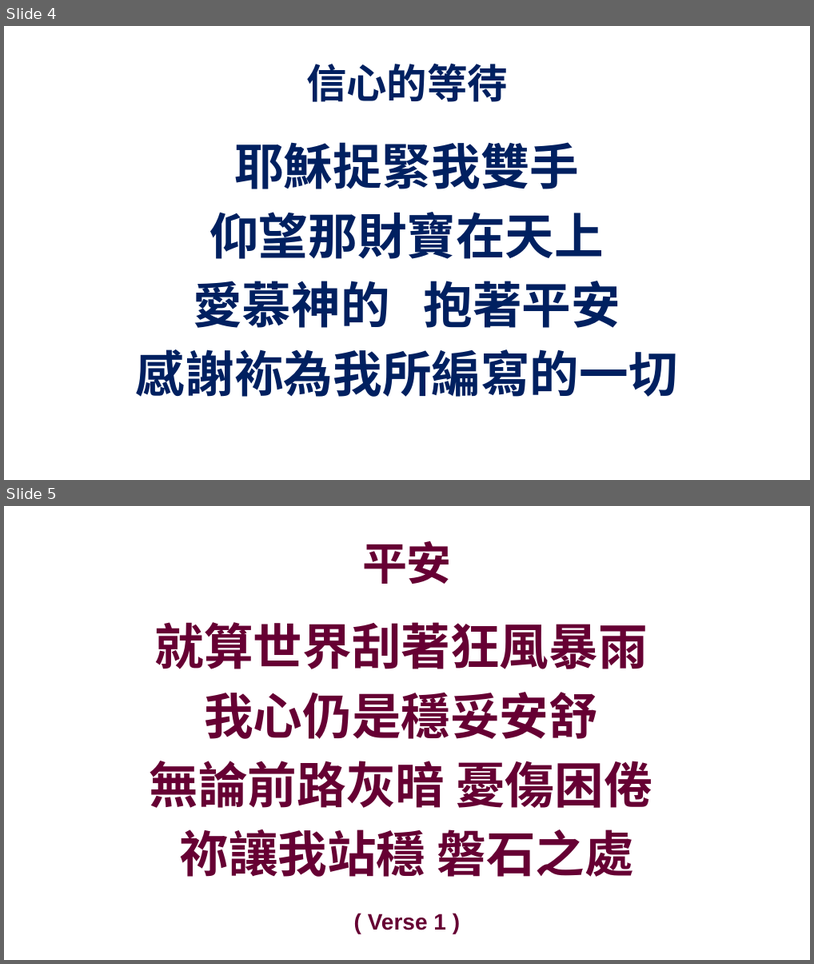
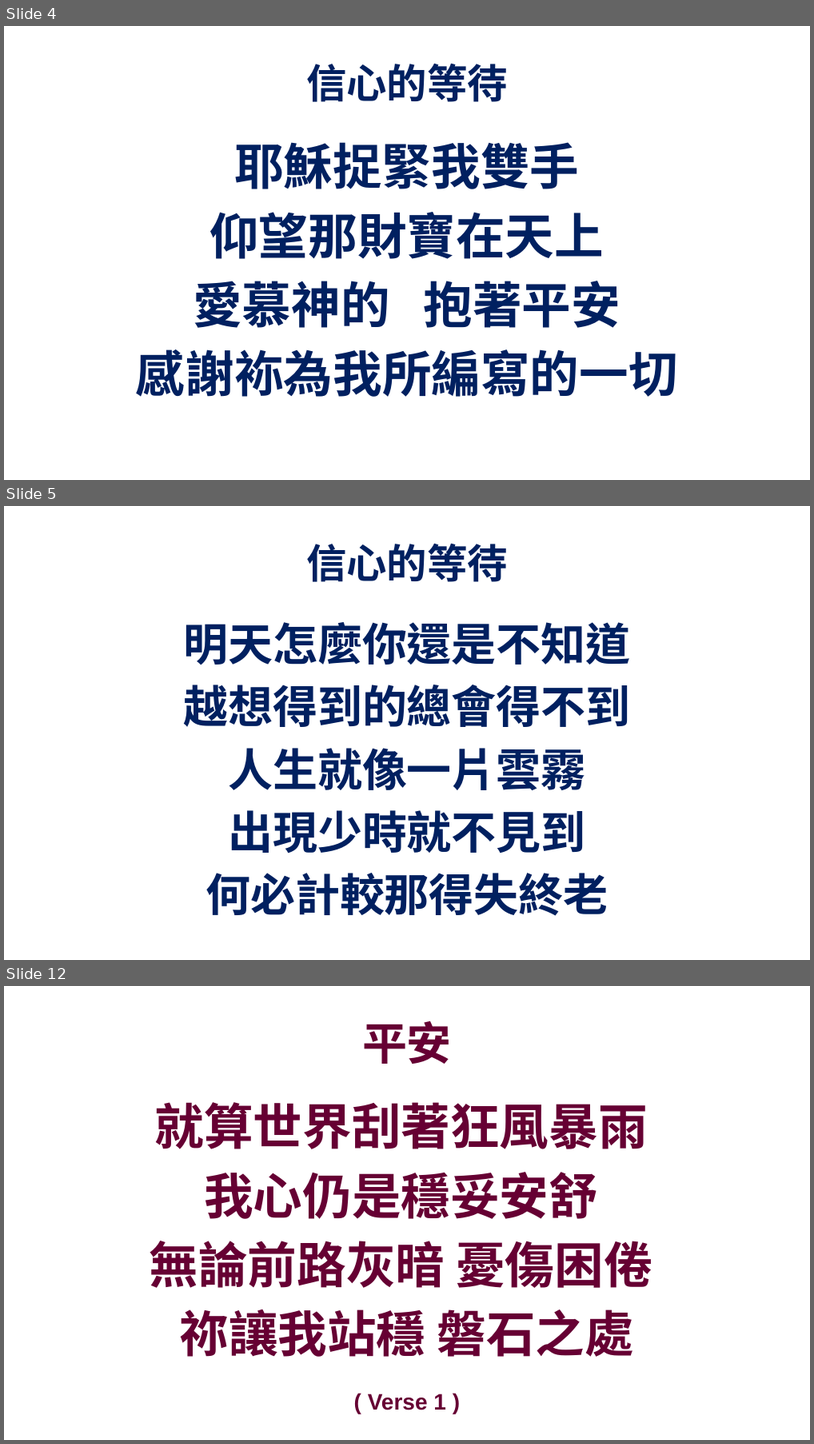
Before and after one commit to batisuoc/prayermeeting, a slide deck: 2020/9月/3-9.pptx. Shown one above the other, each under a label of ours: slides 4 and 5 before the commit, slides 4, 5 and 12 after it; the slides between them are not shown. The pictures are 814x964 and 814x1444 pixels, drawn with LibreOffice and Linux fonts; fonts in the diff are those of the drawing; background and template pictures are left out. Boxes give left, top, right and bottom in pixels: in the first picture for what was removed or moved away, otherwise in the second. Text is boxed around its words. In the diff, an @@ line names an element or a change of style, - is before the commit and + after.

```diff
--- a/2020/9月/3-9.pptx
+++ b/2020/9月/3-9.pptx
@@ slide 5 added at (4,506,810,960), background picture (left out) @@
@@ title added at (306,543,508,582), 36 pt, text #002060, bold @@
+信心的等待
@@ text added at (183,622,630,916), 40 pt, text #002060, bold @@
+明天怎麼你還是不知道
+越想得到的總會得不到
+人生就像一片雲霧
+出現少時就不見到
+何必計較那得失終老
@@ what was slide 5 is now slide 12 @@
```
Also in this commit, not shown: 1 slide changed, 11 other slides added, 4 other files.
